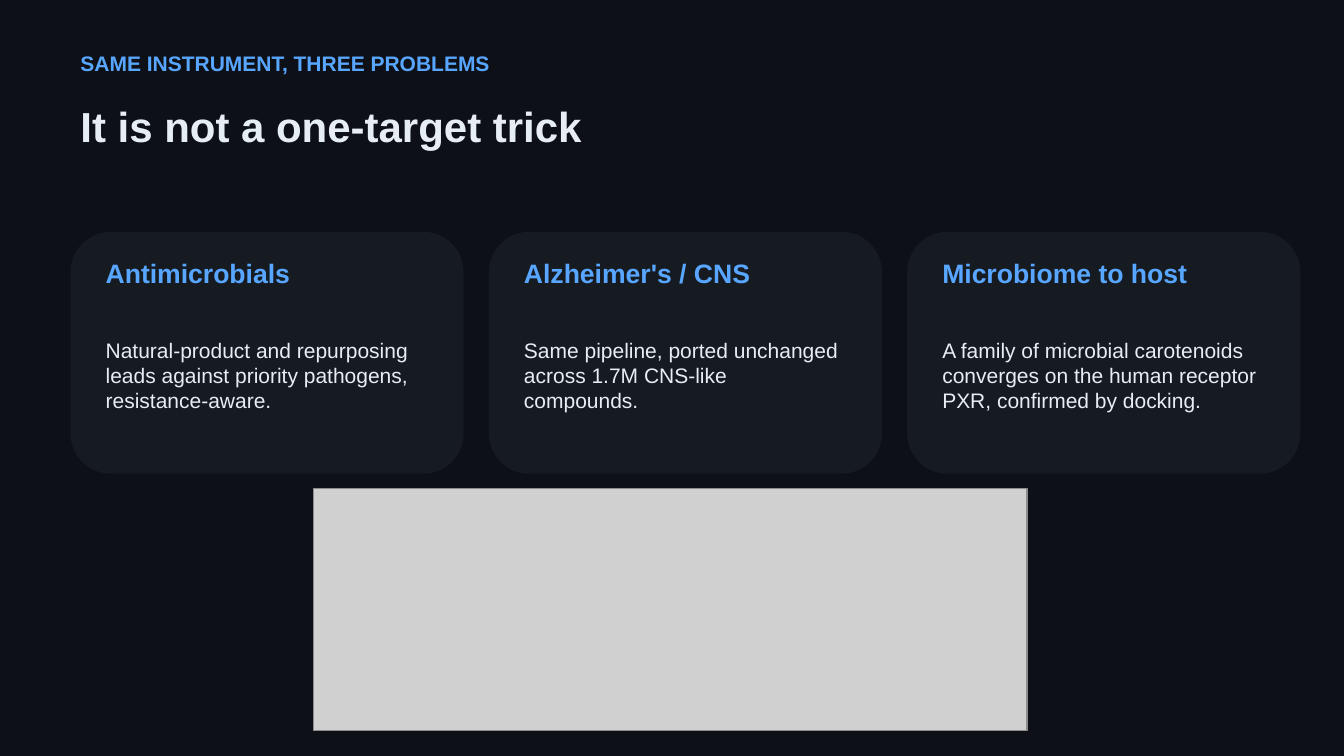
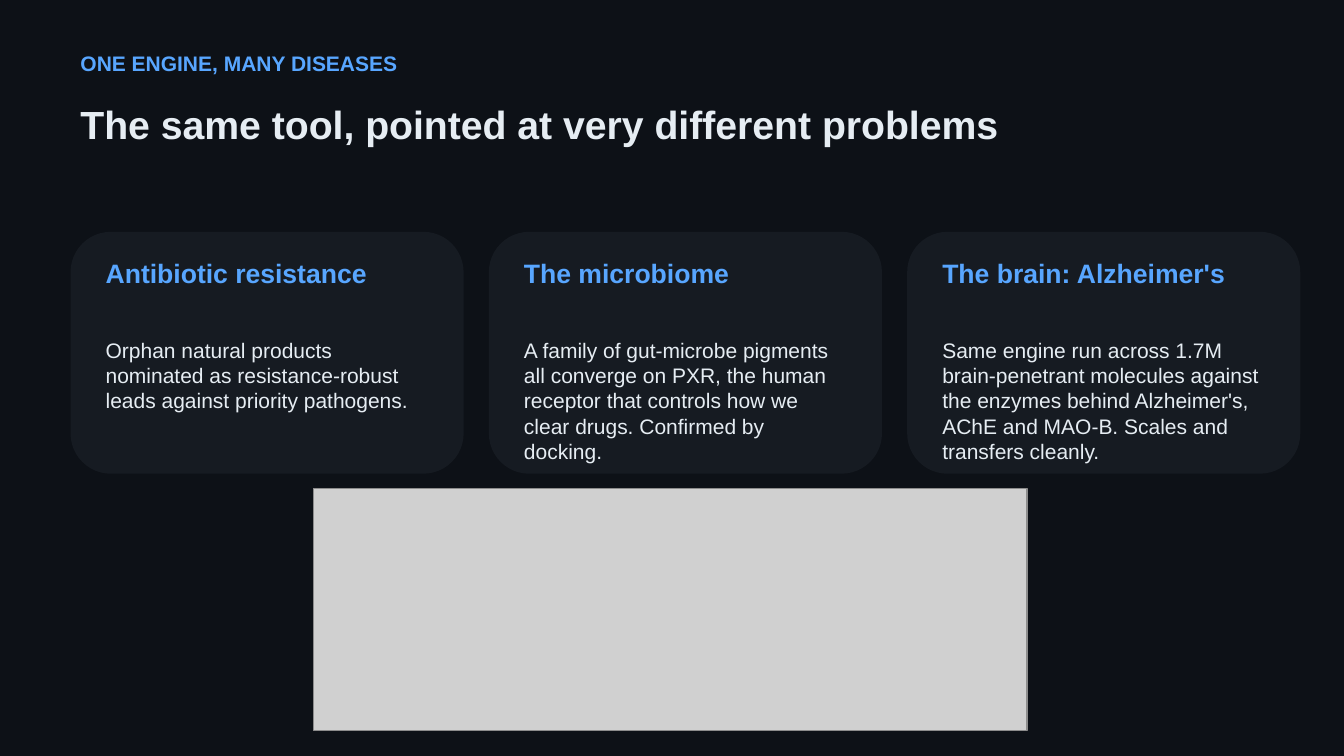
Before and after one commit to DocMartin95/analog-wall-target-prediction, a slide deck: slide 6 of demo/HitScreen_pitch.pptx. Drawn at 1344x756 pixels with LibreOffice and Linux fonts; fonts in the diff are those of the drawing; grey boxes stand for pictures. Boxes give left, top, right and bottom in pixels: in the first picture for what was removed or moved away, otherwise in the second. Text is boxed around its words. In the diff, an @@ line names an element or a change of style, - is before the commit and + after.

Commit message:
Fix convergence-pair wording (repurposing compound, not approved drug), explain CNS arm on slide 6, add project description

```diff
--- a/demo/HitScreen_pitch.pptx
+++ b/demo/HitScreen_pitch.pptx
@@ text at [80, 56, 397, 75]: text changed @@
-SAME INSTRUMENT, THREE PROBLEMS
+ONE ENGINE, MANY DISEASES
@@ text at [80, 110, 998, 147]: text changed; size 30 to 28 pt @@
-It is not a one-target trick
+The same tool, pointed at very different problems
@@ text at [106, 263, 366, 284]: text changed @@
-Antimicrobials
+Antibiotic resistance
@@ text at [524, 263, 728, 284]: text changed @@
-Alzheimer's / CNS
+The microbiome
@@ text at [942, 263, 1225, 284]: text changed @@
-Microbiome to host
+The brain: Alzheimer's
@@ text at [106, 342, 408, 413]: text changed @@
-Natural-product and repurposing leads against priority pathogens, resistance-aware.
+Orphan natural products nominated as resistance-robust leads against priority pathogens.
@@ text at [524, 342, 828, 463]: text changed @@
-Same pipeline, ported unchanged across 1.7M CNS-like compounds.
+A family of gut-microbe pigments all converge on PXR, the human receptor that controls how we clear drugs. Confirmed by docking.
@@ text at [942, 342, 1259, 463]: text changed @@
-A family of microbial carotenoids converges on the human receptor PXR, confirmed by docking.
+Same engine run across 1.7M brain-penetrant molecules against the enzymes behind Alzheimer's, AChE and MAO-B. Scales and transfers cleanly.
```
Also in this commit, not shown: 1 other slide changed, 2 other files.
